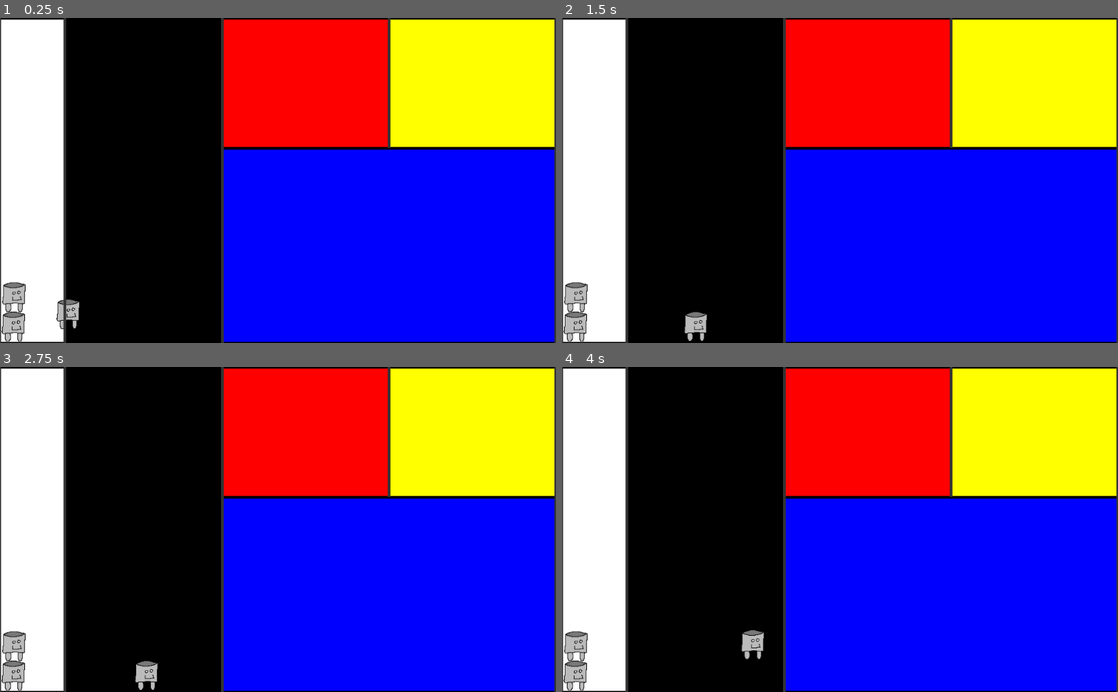
Above: before the commit, frames 1-4 (two rows, left to right).
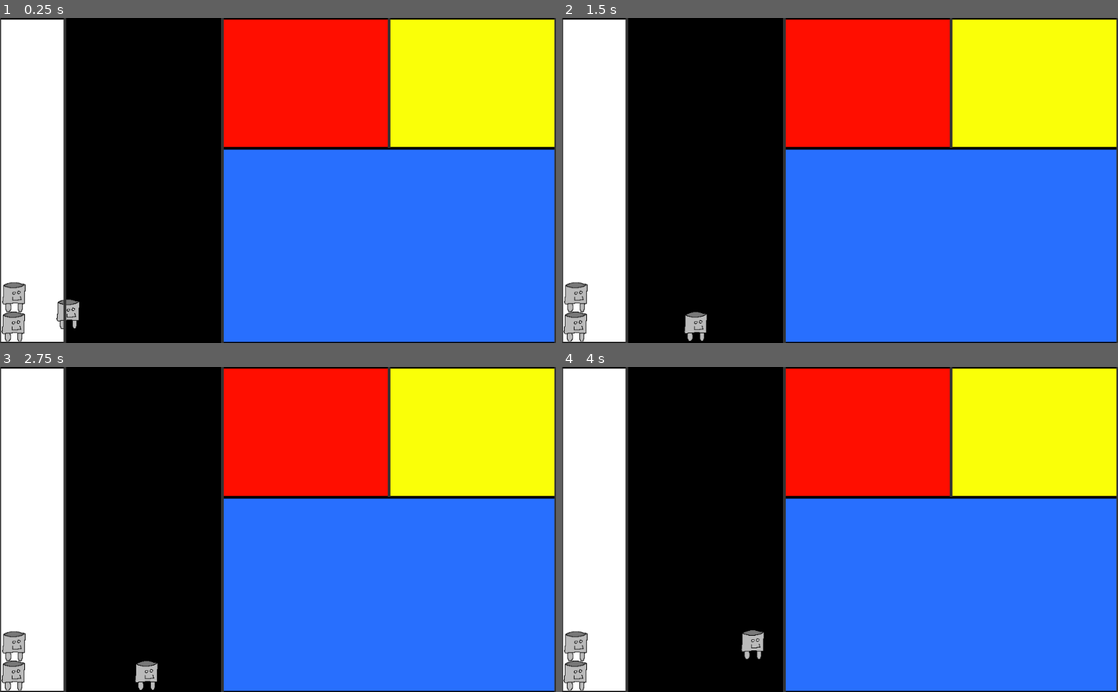
Above: after the commit, the same moments.

Repository: Avantir-Chaosfire/MondrianForever
Game: Godot game, scene res://scene/world/World.tscn
Same seed, same stepped clock (60 frames per second), same inputs: the game is played once before the commit and once after it.
Inputs:
- Up to frame 1 (0.25 s): no input
- Up to frame 2 (1.5 s): hold D (move_right) 0.53-1.28 s; tap Space (jump) at 0.77 s; hold A (move_left) from 1.28 s (still down)
- Up to frame 3 (2.75 s): tap Space (jump) at 1.52 s; release A (move_left) at 2.03 s; hold D (move_right) from 2.03 s (still down)
- Up to frame 4 (4 s): tap Space (jump) at 3.02, 3.77 s; release D (move_right) at 3.53 s; hold A (move_left) from 3.53 s (still down)

The runs differ from the first frame. In frame 1, 35% of the frame differs, in the area x 40-100%, y 40-100%; in frame 2, 35%; in frame 3, 35%; in frame 4, 35%.

Commit message:
Changes paint colours to match MS Paint defaults

Diff:
--- a/scene/object/PaintArea/PaintArea.gd
+++ b/scene/object/PaintArea/PaintArea.gd
@@ -29,12 +29,12 @@
 func setPaintColour(newPaintColour):
 	paintColour = newPaintColour
 	if paintColour == "white":
-		modulate = Color(255, 255, 255)
+		modulate = Color("FFFFFF")
 	elif paintColour == "black":
-		modulate = Color(0, 0, 0)
+		modulate = Color("000000")
 	elif paintColour == "red":
-		modulate = Color(255, 0, 0)
+		modulate = Color("FF0E00")
 	elif paintColour == "blue":
-		modulate = Color(0, 0, 255)
+		modulate = Color("286FFE")
 	elif paintColour == "yellow":
-		modulate = Color(255, 255, 0)
+		modulate = Color("FAFF08")
